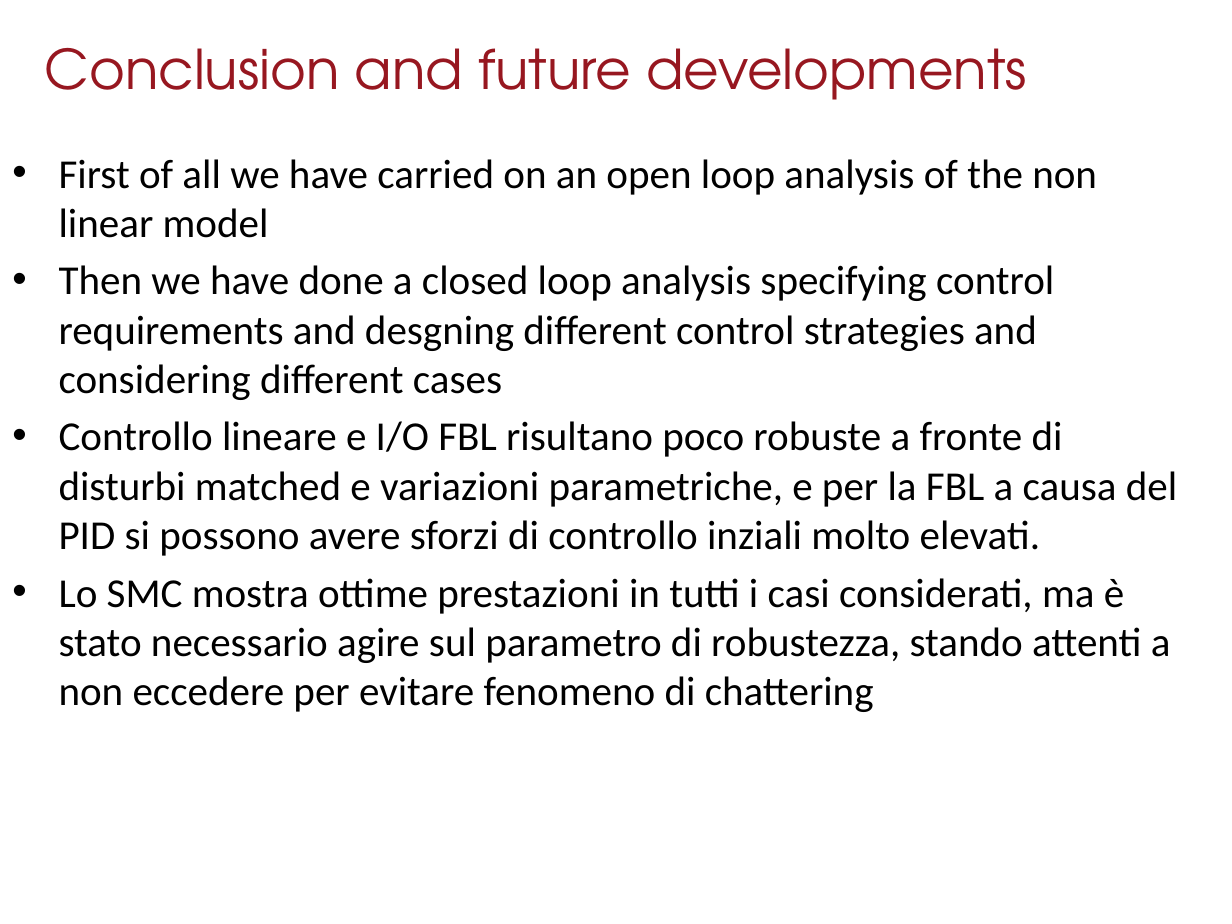
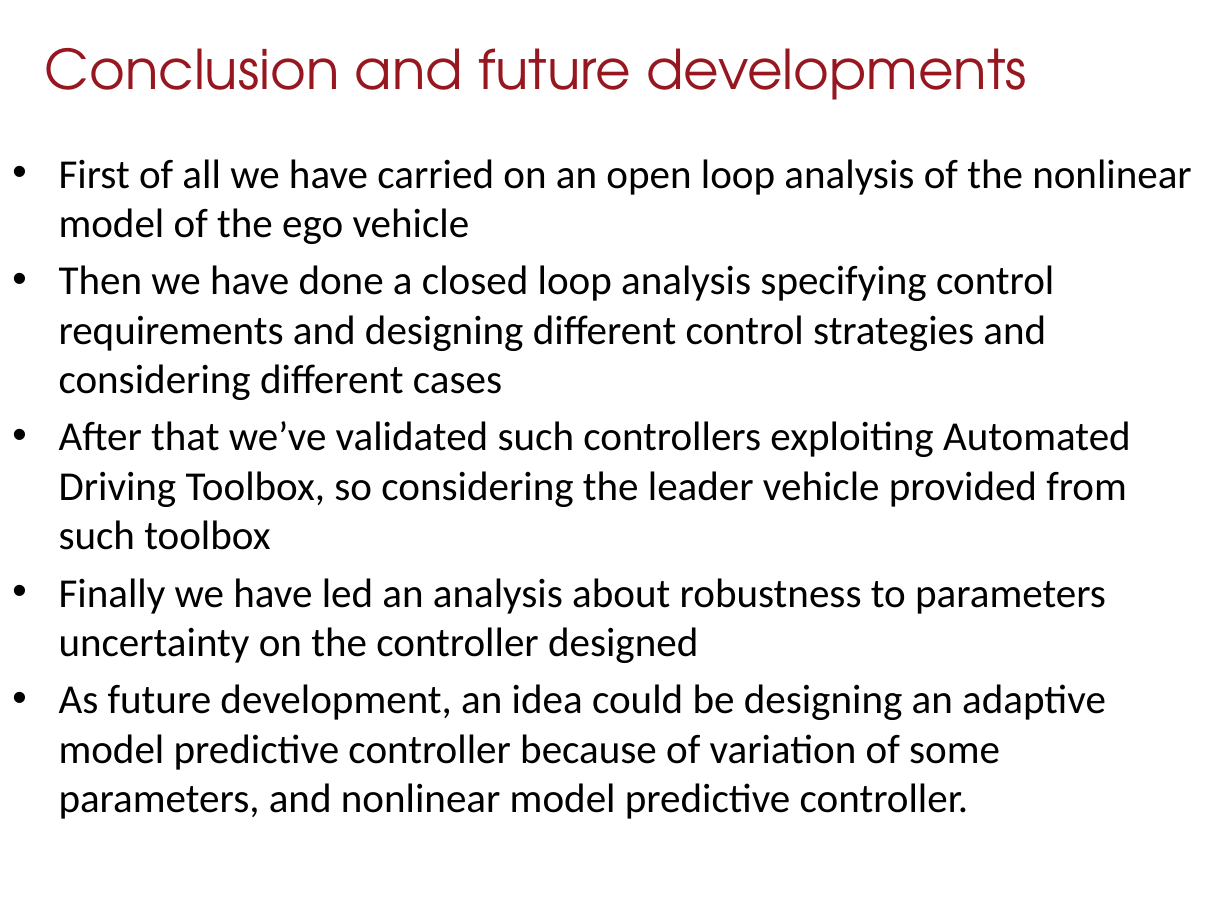
Before and after one commit to Arciro/CSAGV-project, a slide deck: slide 21 of Presentation.pptx. Drawn at 1232x924 pixels with LibreOffice and Linux fonts; fonts in the diff are those of the drawing. Boxes give left, top, right and bottom in pixels: in the first picture for what was removed or moved away, otherwise in the second. Text is boxed around its words. In the diff, an @@ line names an element or a change of style, - is before the commit and + after.

```diff
--- a/Presentation.pptx
+++ b/Presentation.pptx
@@ text at (59, 159, 1192, 819): text changed @@
-• First of all we have carried on an open loop analysis of the non linear model
-• Then we have done a closed loop analysis specifying control requirements and desgning different control strategies and considering different cases
-• Controllo lineare e I/O FBL risultano poco robuste a fronte di disturbi matched e variazioni parametriche, e per la FBL a causa del PID si possono avere sforzi di controllo inziali molto elevati.
-• Lo SMC mostra ottime prestazioni in tutti i casi considerati, ma è stato necessario agire sul parametro di robustezza, stando attenti a non eccedere per evitare fenomeno di chattering
+• First of all we have carried on an open loop analysis of the nonlinear model of the ego vehicle
+• Then we have done a closed loop analysis specifying control requirements and designing different control strategies and considering different cases
+• After that we’ve validated such controllers exploiting Automated Driving Toolbox, so considering the leader vehicle provided from such toolbox
+• Finally we have led an analysis about robustness to parameters uncertainty on the controller designed
+• As future development, an idea could be designing an adaptive model predictive controller because of variation of some parameters, and nonlinear model predictive controller.
```
Also in this commit, not shown: 12 other files.
